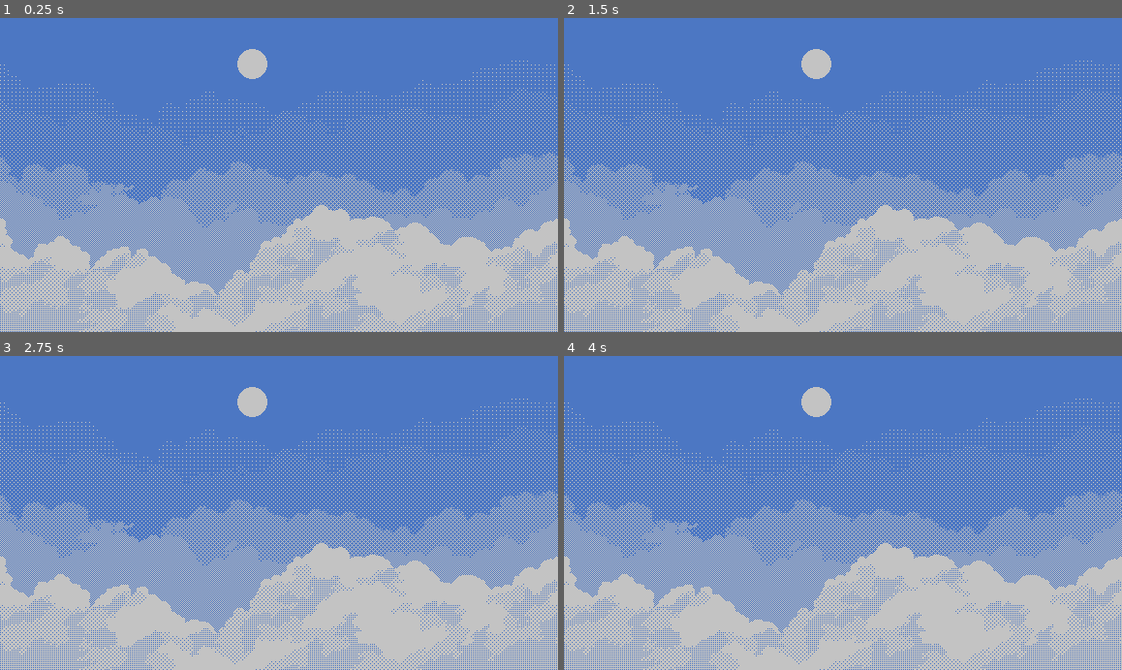
Above: before the commit, frames 1-4 (two rows, left to right).
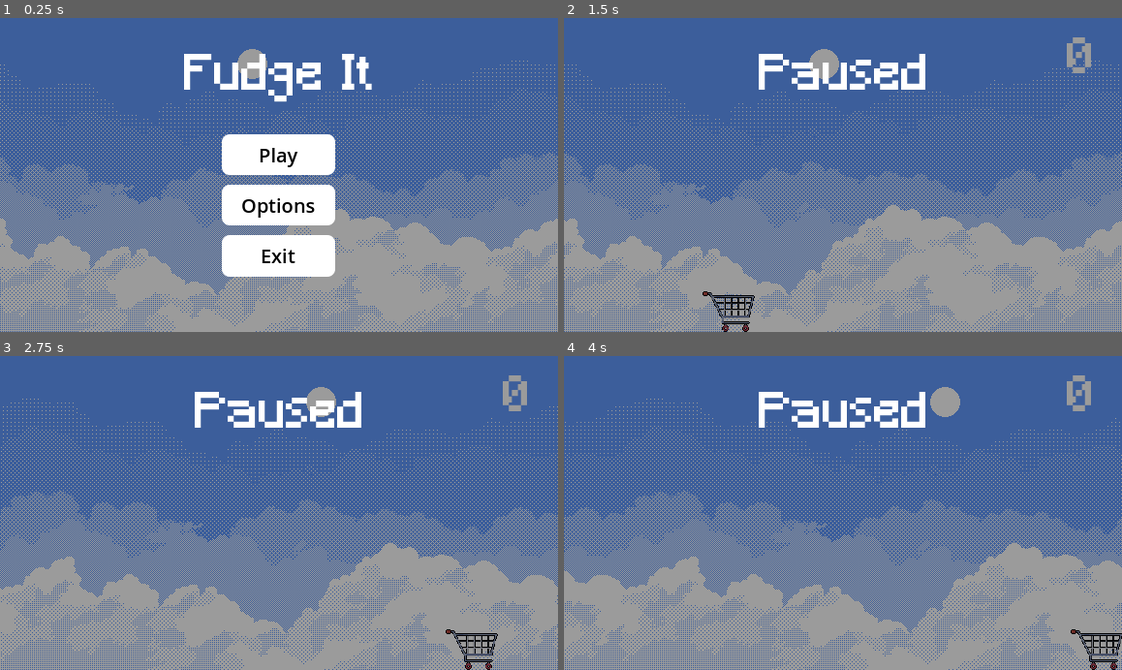
Above: after the commit, the same moments.

Repository: MustafaBioS/Fudge-It
Game: Godot game, scene res://Scenes/menu.tscn
Same seed, same stepped clock (60 frames per second), same inputs: the game is played once before the commit and once after it. This scene is started directly instead of the project's main scene.
Inputs (mouse positions are in pixels of both pictures, inside the frame that each line leads up to):
- Up to frame 1 (0.25 s): no input
- Up to frame 2 (1.5 s): click (843, 206) at 0.5 s, where only the run after the commit has a clickable "Options"; click (843, 156) at 1.25 s, where only the run after the commit has a clickable "Play"
- Up to frame 3 (2.75 s): tap Enter at 2 s; hold Right from 2.03 s (still down); tap A (a) at 2.1 s; tap D (d) at 2.3 s
- Up to frame 4 (4 s): release Right at 2.78 s; hold Down 2.78-3.53 s; tap D (d) at 2.85, 3.8 s; tap A (a) at 3.05, 3.6 s; hold Right from 3.53 s (still down)

The runs differ from the first frame. In frame 1, 100% of the frame differs, in the area x 0-100%, y 0-100%; in frame 2, 100%; in frame 3, 100%; in frame 4, 100%.

Commit message:
ADD - Main Menu

Diff:
--- a/Scenes/menu.tscn
+++ b/Scenes/menu.tscn
@@ -1,6 +1,31 @@
-[gd_scene load_steps=2 format=3 uid="uid://5lb7gnfeios"]
+[gd_scene load_steps=8 format=3 uid="uid://5lb7gnfeios"]
 
 [ext_resource type="Texture2D" uid="uid://dwie2u0lcp7hd" path="res://Assets/New free backgrounds part5/background 1/orig.png" id="1_1rerr"]
+[ext_resource type="Script" uid="uid://7c87gxqbv0p3" path="res://Scripts/menu.gd" id="1_cayip"]
+[ext_resource type="FontFile" uid="uid://eswe8xr4ogbl" path="res://Assets/Fonts/Minecraft.ttf" id="2_xhh6f"]
+
+[sub_resource type="StyleBoxFlat" id="StyleBoxFlat_xhh6f"]
+bg_color = Color(1, 1, 1, 1)
+corner_radius_top_left = 8
+corner_radius_top_right = 8
+corner_radius_bottom_right = 8
+corner_radius_bottom_left = 8
+
+[sub_resource type="StyleBoxFlat" id="StyleBoxFlat_158mb"]
+bg_color = Color(0.5449743, 0.54497427, 0.54497445, 1)
+corner_radius_top_left = 8
+corner_radius_top_right = 8
+corner_radius_bottom_right = 8
+corner_radius_bottom_left = 8
+
+[sub_resource type="StyleBoxFlat" id="StyleBoxFlat_cayip"]
+bg_color = Color(0.74978, 0.74978, 0.74977994, 1)
+corner_radius_top_left = 8
+corner_radius_top_right = 8
+corner_radius_bottom_right = 8
+corner_radius_bottom_left = 8
+
+[sub_resource type="StyleBoxEmpty" id="StyleBoxEmpty_xhh6f"]
 
 [node name="Menu" type="Control"]
 layout_mode = 3
@@ -9,6 +34,7 @@
 anchor_bottom = 1.0
 grow_horizontal = 2
 grow_vertical = 2
+script = ExtResource("1_cayip")
 
 [node name="Background" type="TextureRect" parent="."]
 layout_mode = 1
@@ -26,4 +52,82 @@
 anchor_bottom = 1.0
 grow_horizontal = 2
 grow_vertical = 2
-color = Color(0, 0, 0, 0.23529412)
+color = Color(0, 0, 0, 0.39215687)
+
+[node name="Title" type="Label" parent="."]
+layout_mode = 1
+anchors_preset = 5
+anchor_left = 0.5
+anchor_right = 0.5
+offset_left = -87.5
+offset_top = 36.0
+offset_right = 87.5
+offset_bottom = 87.0
+grow_horizontal = 2
+theme_override_fonts/font = ExtResource("2_xhh6f")
+theme_override_font_sizes/font_size = 50
+text = "Fudge It"
+
+[node name="Buttons" type="VBoxContainer" parent="."]
+layout_mode = 1
+anchors_preset = 8
+anchor_left = 0.5
+anchor_top = 0.5
+anchor_right = 0.5
+anchor_bottom = 0.5
+offset_left = -58.5625
+offset_top = -42.0
+offset_right = 58.5625
+offset_bottom = 105.0
+grow_horizontal = 2
+grow_vertical = 2
+theme_override_constants/separation = 10
+
+[node name="Play" type="Button" parent="Buttons"]
+layout_mode = 2
+size_flags_vertical = 3
+theme_override_colors/font_color = Color(0, 0, 0, 1)
+theme_override_colors/font_focus_color = Color(0, 0, 0, 1)
+theme_override_colors/font_pressed_color = Color(0, 0, 0, 1)
+theme_override_colors/font_hover_color = Color(0, 0, 0, 1)
+theme_override_colors/font_hover_pressed_color = Color(0, 0, 0, 1)
+theme_override_font_sizes/font_size = 20
+theme_override_styles/normal = SubResource("StyleBoxFlat_xhh6f")
+theme_override_styles/pressed = SubResource("StyleBoxFlat_158mb")
+theme_override_styles/hover = SubResource("StyleBoxFlat_cayip")
+theme_override_styles/focus = SubResource("StyleBoxEmpty_xhh6f")
+text = "Play"
+
+[node name="Options" type="Button" parent="Buttons"]
+layout_mode = 2
+size_flags_vertical = 3
+theme_override_colors/font_color = Color(0, 0, 0, 1)
+theme_override_colors/font_focus_color = Color(0, 0, 0, 1)
+theme_override_colors/font_pressed_color = Color(0, 0, 0, 1)
+theme_override_colors/font_hover_color = Color(0, 0, 0, 1)
+theme_override_colors/font_hover_pressed_color = Color(0, 0, 0, 1)
+theme_override_font_sizes/font_size = 20
+theme_override_styles/normal = SubResource("StyleBoxFlat_xhh6f")
+theme_override_styles/pressed = SubResource("StyleBoxFlat_158mb")
+theme_override_styles/hover = SubResource("StyleBoxFlat_cayip")
+theme_override_styles/focus = SubResource("StyleBoxEmpty_xhh6f")
+text = "Options"
+
+[node name="Exit" type="Button" parent="Buttons"]
+layout_mode = 2
+size_flags_vertical = 3
+theme_override_colors/font_color = Color(0, 0, 0, 1)
+theme_override_colors/font_focus_color = Color(0, 0, 0, 1)
+theme_override_colors/font_pressed_color = Color(0, 0, 0, 1)
+theme_override_colors/font_hover_color = Color(0, 0, 0, 1)
+theme_override_colors/font_hover_pressed_color = Color(0, 0, 0, 1)
+theme_override_font_sizes/font_size = 20
+theme_override_styles/normal = SubResource("StyleBoxFlat_xhh6f")
+theme_override_styles/pressed = SubResource("StyleBoxFlat_158mb")
+theme_override_styles/hover = SubResource("StyleBoxFlat_cayip")
+theme_override_styles/focus = SubResource("StyleBoxEmpty_xhh6f")
+text = "Exit"
+
+[connection signal="pressed" from="Buttons/Play" to="." method="_on_play_pressed"]
+[connection signal="pressed" from="Buttons/Options" to="." method="_on_options_pressed"]
+[connection signal="pressed" from="Buttons/Exit" to="." method="_on_exit_pressed"]
--- a/Scenes/world.tscn
+++ b/Scenes/world.tscn
@@ -9,6 +9,7 @@
 [ext_resource type="Texture2D" uid="uid://bt8u13mqhyhsy" path="res://Assets/New free backgrounds part5/background 1/6.png" id="6_ikia7"]
 [ext_resource type="Texture2D" uid="uid://c3cl3um21ogck" path="res://Assets/cart.png" id="7_o06y3"]
 [ext_resource type="Script" uid="uid://bnox8e6ndmv2t" path="res://Scripts/player.gd" id="8_5v1tr"]
+[ext_resource type="FontFile" uid="uid://eswe8xr4ogbl" path="res://Assets/Fonts/Minecraft.ttf" id="11_7yui6"]
 [ext_resource type="PackedScene" uid="uid://c4ce3lyjiayn4" path="res://Scenes/spawner.tscn" id="11_ikia7"]
 
 [sub_resource type="RectangleShape2D" id="RectangleShape2D_v0iea"]
@@ -16,6 +17,8 @@
 
 [sub_resource type="RectangleShape2D" id="RectangleShape2D_5v1tr"]
 size = Vector2(20, 333)
+
+[sub_resource type="GDScript" id="GDScript_ikia7"]
 
 [node name="World" type="Node2D"]
 
@@ -100,3 +103,36 @@
 shape = SubResource("RectangleShape2D_5v1tr")
 
 [node name="Spawner" parent="." instance=ExtResource("11_ikia7")]
+
+[node name="Score" type="Label" parent="."]
+offset_left = 519.0
+offset_top = 19.0
+offset_right = 547.0
+offset_bottom = 70.0
+theme_override_fonts/font = ExtResource("11_7yui6")
+theme_override_font_sizes/font_size = 50
+text = "0"
+script = SubResource("GDScript_ikia7")
+
+[node name="Pause" type="CanvasLayer" parent="."]
+
+[node name="Background" type="ColorRect" parent="Pause"]
+anchors_preset = 15
+anchor_right = 1.0
+anchor_bottom = 1.0
+grow_horizontal = 2
+grow_vertical = 2
+color = Color(0, 0, 0, 0.39215687)
+
+[node name="Label" type="Label" parent="Pause"]
+anchors_preset = 5
+anchor_left = 0.5
+anchor_right = 0.5
+offset_left = -87.5
+offset_top = 36.0
+offset_right = 87.5
+offset_bottom = 87.0
+grow_horizontal = 2
+theme_override_fonts/font = ExtResource("11_7yui6")
+theme_override_font_sizes/font_size = 50
+text = "Paused"
--- /dev/null
+++ b/Scripts/menu.gd
@@ -0,0 +1,14 @@
+extends Control
+@onready var play = $Buttons/Play
+@onready var options = $Buttons/Options
+@onready var exit = $Buttons/Exit
+
+
+func _on_play_pressed() -> void:
+	get_tree().change_scene_to_file("res://Scenes/world.tscn")
+
+func _on_options_pressed() -> void:
+	pass # Replace with function body.
+
+func _on_exit_pressed() -> void:
+	get_tree().quit()
--- a/Scripts/player.gd
+++ b/Scripts/player.gd
@@ -1,5 +1,5 @@
 extends CharacterBody2D
-
+@onready var score = $"../Score"
 
 const SPEED = 500.0
 const JUMP_VELOCITY = -400.0
@@ -9,6 +9,7 @@
 
 func _process(delta: float) -> void:
 	print(State.score)
+	score.text = str(State.score)
 
 func _physics_process(delta: float) -> void:
 	var direction := Input.get_axis("a", "d")
--- a/project.godot
+++ b/project.godot
@@ -46,4 +46,5 @@
 
 [rendering]
 
+textures/canvas_textures/default_texture_filter=0
 renderer/rendering_method="mobile"
Binary file added: Assets/Fonts/Minecraft.ttf
Not shown, added: Assets/Fonts/Minecraft.ttf.import
Not shown: 1 places in Scenes/world.tscn that only renumber resources
Not shown, added: Scripts/menu.gd.uid
